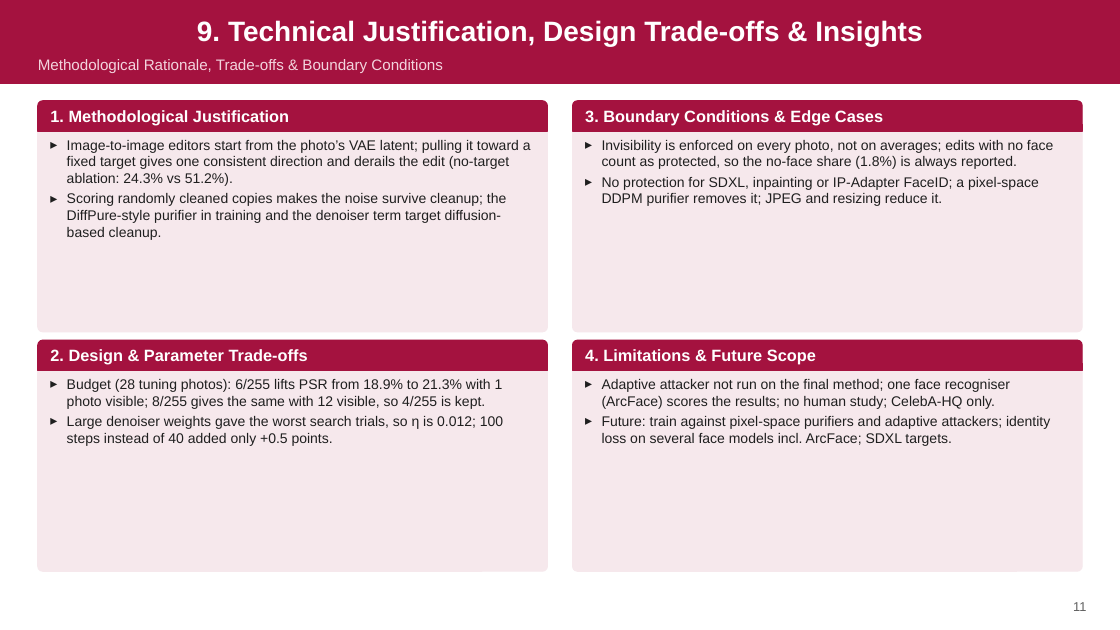
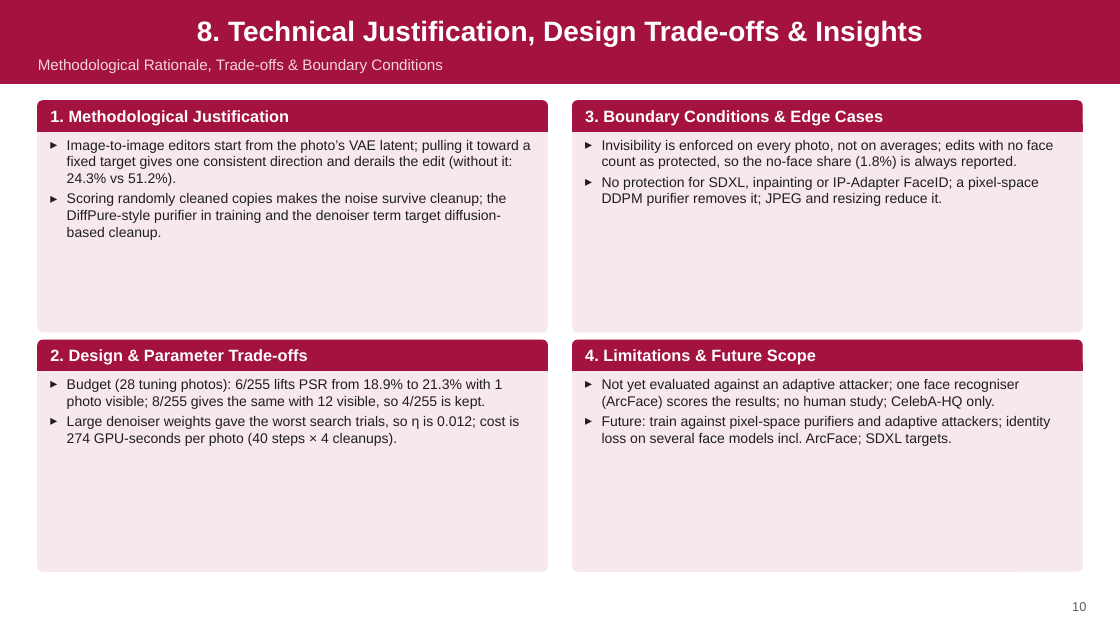
Before and after one commit to Project-DiffShield/DiffShield, a slide deck: slide 10 of reports/DiffShield_PhaseII_External_Review.pptx (slide 11 before the commit). Drawn at 1120x630 pixels with LibreOffice and Linux fonts; fonts in the diff are those of the drawing. Boxes give left, top, right and bottom in pixels: in the first picture for what was removed or moved away, otherwise in the second. Text is boxed around its words. In the diff, an @@ line names an element or a change of style, - is before the commit and + after.

Commit message:
Phase II deck: follow the department template slide-for-slide; final method only (outside baselines plus one ablation), no earlier DiffShield versions

```diff
--- a/reports/DiffShield_PhaseII_External_Review.pptx
+++ b/reports/DiffShield_PhaseII_External_Review.pptx
@@ title at [197,20,922,46]: text changed @@
-9. Technical Justification, Design Trade-offs & Insights
+8. Technical Justification, Design Trade-offs & Insights
@@ text at [67,140,531,186]: text changed @@
-▸ Image-to-image editors start from the photo’s VAE latent; pulling it toward a fixed target gives one consistent direction and derails the edit (no-target ablation: 24.3% vs 51.2%).
+▸ Image-to-image editors start from the photo’s VAE latent; pulling it toward a fixed target gives one consistent direction and derails the edit (without it: 24.3% vs 51.2%).
@@ text at [602,379,1019,409]: text changed @@
-▸ Adaptive attacker not run on the final method; one face recogniser (ArcFace) scores the results; no human study; CelebA-HQ only.
+▸ Not yet evaluated against an adaptive attacker; one face recogniser (ArcFace) scores the results; no human study; CelebA-HQ only.
@@ text at [67,416,519,446]: text changed @@
-▸ Large denoiser weights gave the worst search trials, so η is 0.012; 100 steps instead of 40 added only +0.5 points.
+▸ Large denoiser weights gave the worst search trials, so η is 0.012; cost is 274 GPU-seconds per photo (40 steps × 4 cleanups).
@@ page number at [1072,602,1086,611]: text changed @@
-11
+10
```
Also in this commit, not shown: 3 other slides changed, 2 slides removed, 1 other file.
